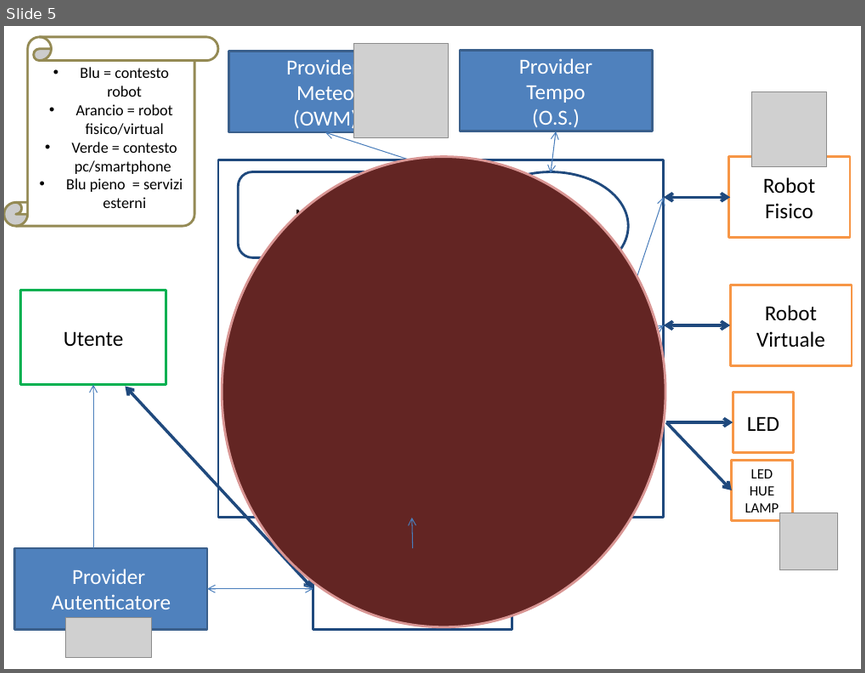
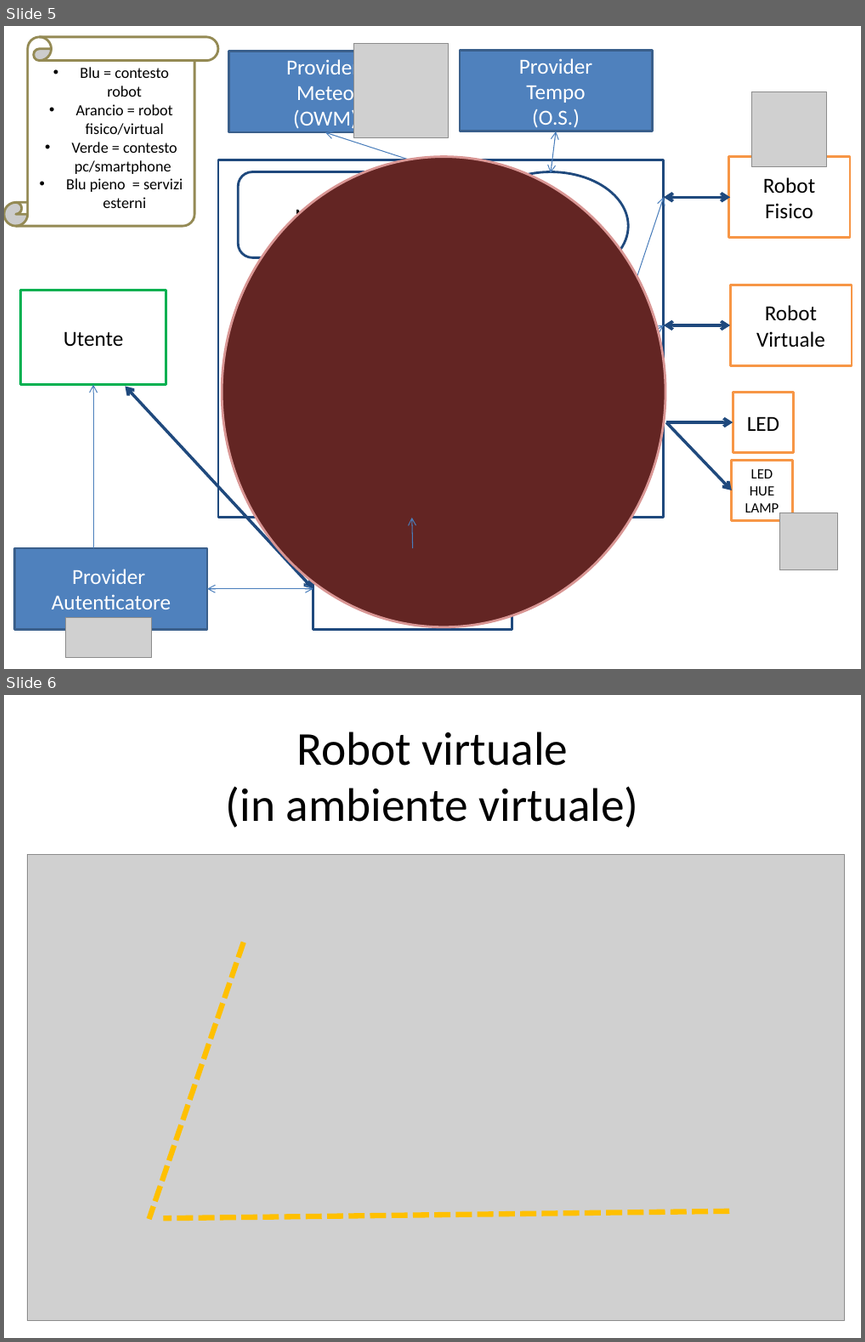
Before and after one commit to FraGio/iss2018, a slide deck: ArchitetturaInformale/ArchGen.pptx. Shown one above the other, each under a label of ours: slide 5 before the commit, slides 5 and 6 after it. The pictures are 865x673 and 865x1342 pixels, drawn with LibreOffice and Linux fonts; fonts in the diff are those of the drawing; grey boxes stand for pictures. Boxes give left, top, right and bottom in pixels: in the first picture for what was removed or moved away, otherwise in the second. Text is boxed around its words. In the diff, an @@ line names an element or a change of style, - is before the commit and + after.

```diff
--- a/ArchitetturaInformale/ArchGen.pptx
+++ b/ArchitetturaInformale/ArchGen.pptx
@@ slide 6 added at (x1=4, y1=695, x2=861, y2=1338), background #FFFFFF @@
@@ title added at (x1=226, y1=732, x2=639, y2=828), 39.6 pt, text #000000 @@
+Robot virtuale
+(in ambiente virtuale)
@@ picture added at (x1=28, y1=854, x2=845, y2=1320) @@
@@ line added from (244, 941) to (148, 1219), #FFC000 4.5 pt dashed @@
@@ line added from (729, 1211) to (163, 1218), #FFC000 4.5 pt dashed @@
```
Also in this commit, not shown: 1 other slide added.
